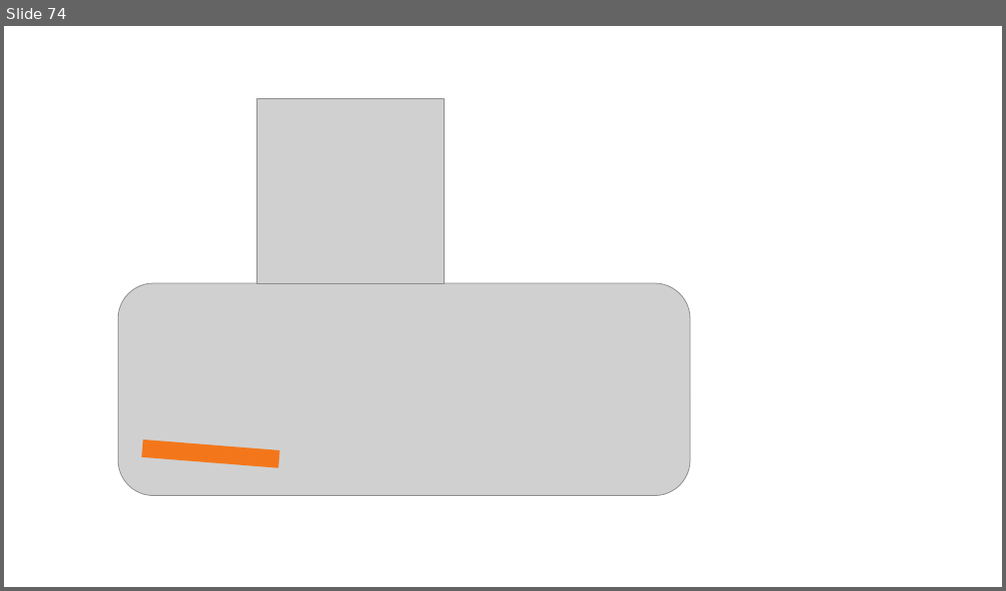
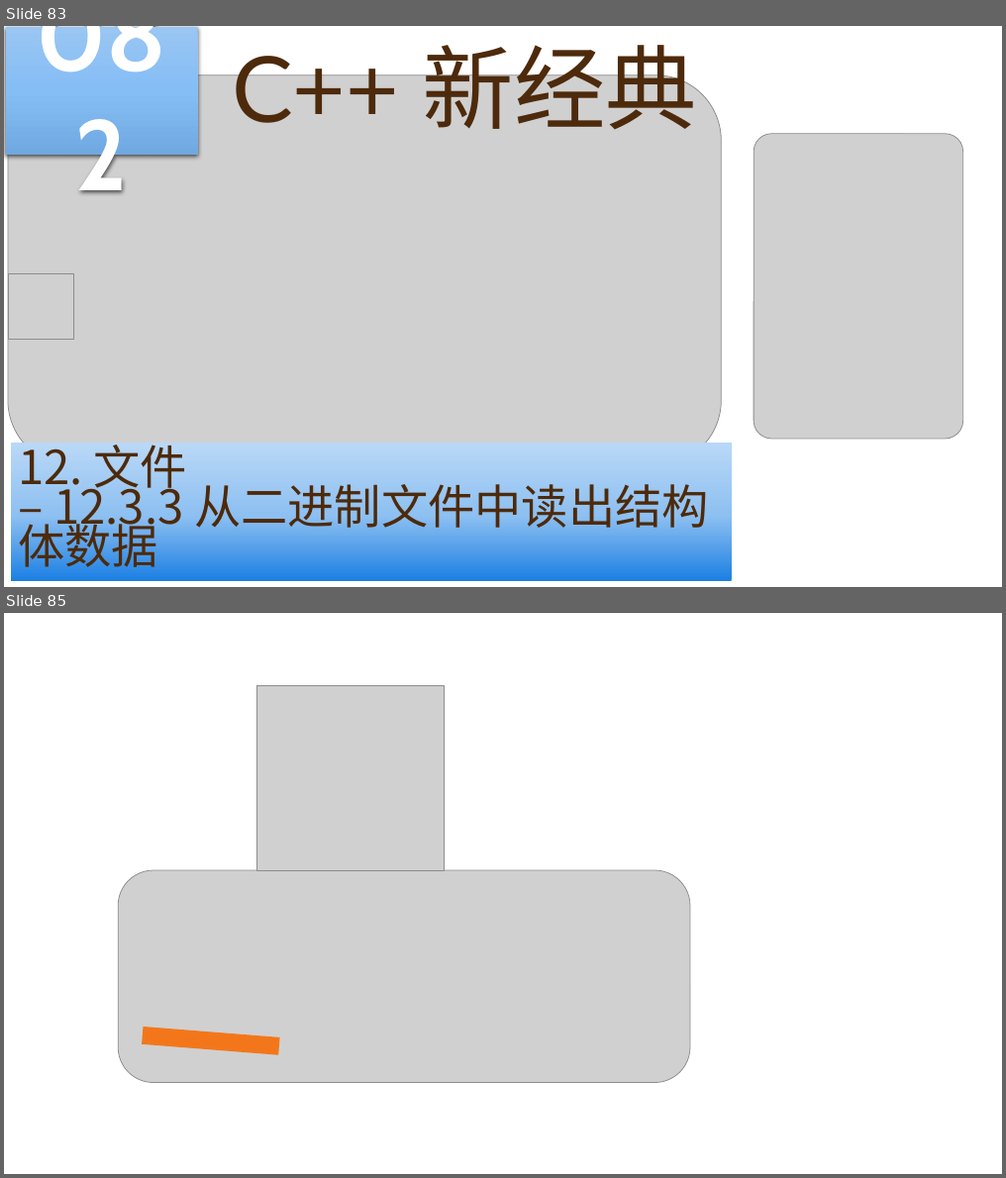
Before and after one commit to yasenstar/learn_cpp, a slide deck: cpp_new/C++ 新经典.pptx. Shown one above the other, each under a label of ours: slide 74 before the commit, slides 83 and 85 after it; the slides between them are not shown. The pictures are 1006x591 and 1006x1178 pixels, drawn with LibreOffice and Linux fonts; fonts in the diff are those of the drawing; grey boxes stand for pictures; background and template pictures are left out. Boxes give left, top, right and bottom in pixels: in the first picture for what was removed or moved away, otherwise in the second. Text is boxed around its words. In the diff, an @@ line names an element or a change of style, - is before the commit and + after.

```diff
--- a/cpp_new/C++ 新经典.pptx
+++ b/cpp_new/C++ 新经典.pptx
@@ slide 83 added at [4, 26, 1002, 587], background picture (left out) @@
@@ rectangle added at [6, 27, 198, 156], fill gradient #9AC6F4 to #86BEF6 to #70A9E1, 96 pt, text #FFFFFF, bold @@
+082
@@ title added at [232, 29, 697, 129], 88 pt, text #4D2A0B @@
+C++ 新经典
@@ picture added at [8, 76, 721, 467] @@
@@ picture added at [754, 134, 963, 439] @@
@@ picture added at [8, 274, 73, 340] @@
@@ rectangle added at [11, 444, 732, 582], fill gradient #1B7FE3 to #8EC0F1 to #B9D8F7, 45 pt, text #4D2A0B @@
+12. 文件
+– 12.3.3 从二进制文件中读出结构体数据
@@ what was slide 74 is now slide 85 @@
```
Also in this commit, not shown: 10 other slides added, 3 other files.
